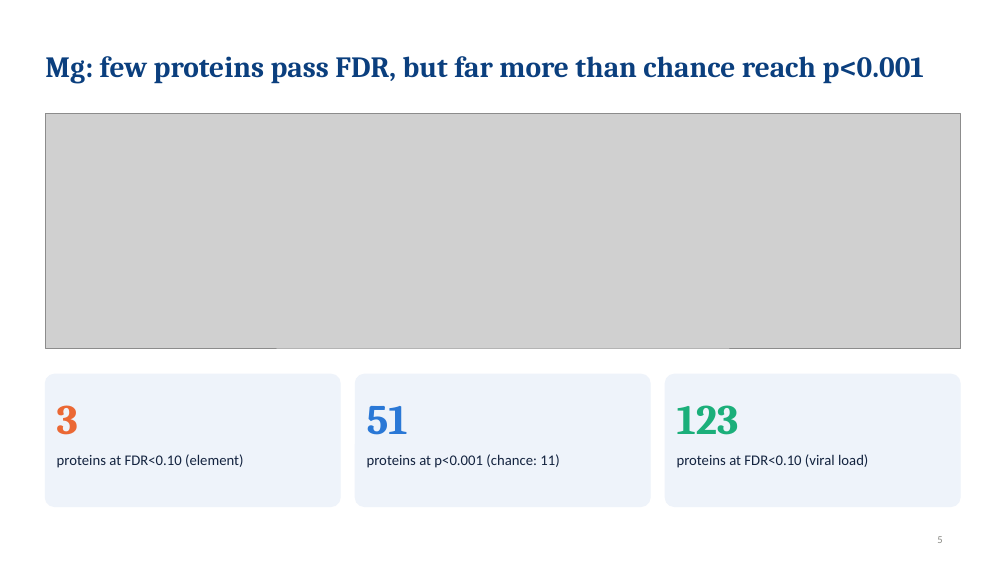
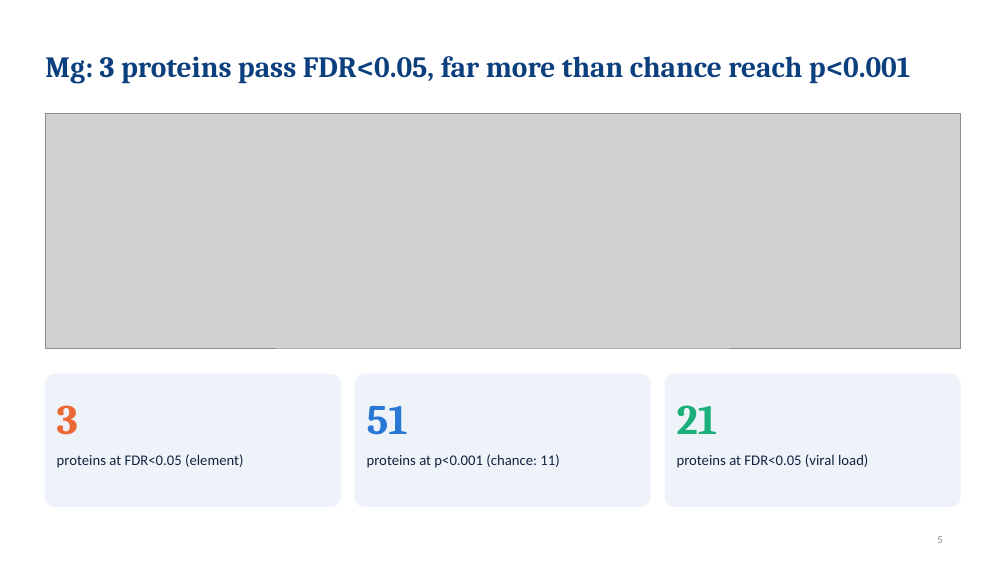
Before and after one commit to Isra-inventor/PRISM, a slide deck: slide 5 of omics_element_lmm/deck/elements_proteome_deck.pptx. Drawn at 1008x567 pixels with LibreOffice and Linux fonts; fonts in the diff are those of the drawing; grey boxes stand for pictures. Boxes give left, top, right and bottom in pixels: in the first picture for what was removed or moved away, otherwise in the second. Text is boxed around its words. In the diff, an @@ line names an element or a change of style, - is before the commit and + after.

```diff
--- a/omics_element_lmm/deck/elements_proteome_deck.pptx
+++ b/omics_element_lmm/deck/elements_proteome_deck.pptx
@@ title at [45, 56, 910, 84]: text changed @@
-Mg: few proteins pass FDR, but far more than chance reach p<0.001
+Mg: 3 proteins pass FDR<0.05, far more than chance reach p<0.001
@@ text at [677, 405, 717, 434]: text changed @@
-123
+21
@@ text at [57, 454, 244, 468]: text changed @@
-proteins at FDR<0.10 (element)
+proteins at FDR<0.05 (element)
@@ text at [677, 454, 868, 468]: text changed @@
-proteins at FDR<0.10 (viral load)
+proteins at FDR<0.05 (viral load)
```
Also in this commit, not shown: 6 other slides changed, 3 other files.
